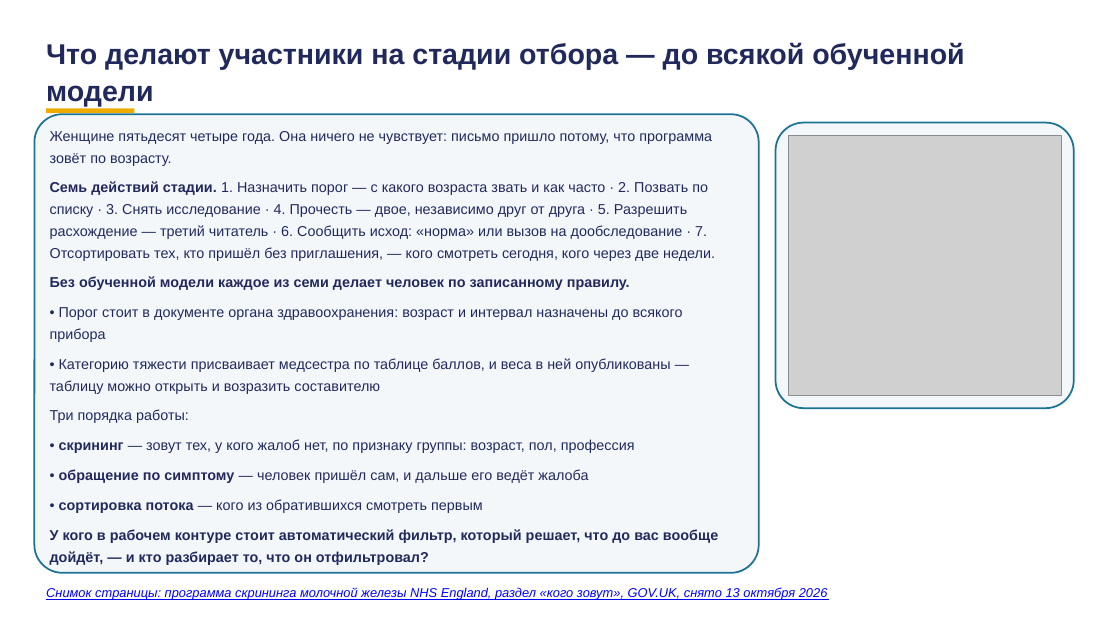
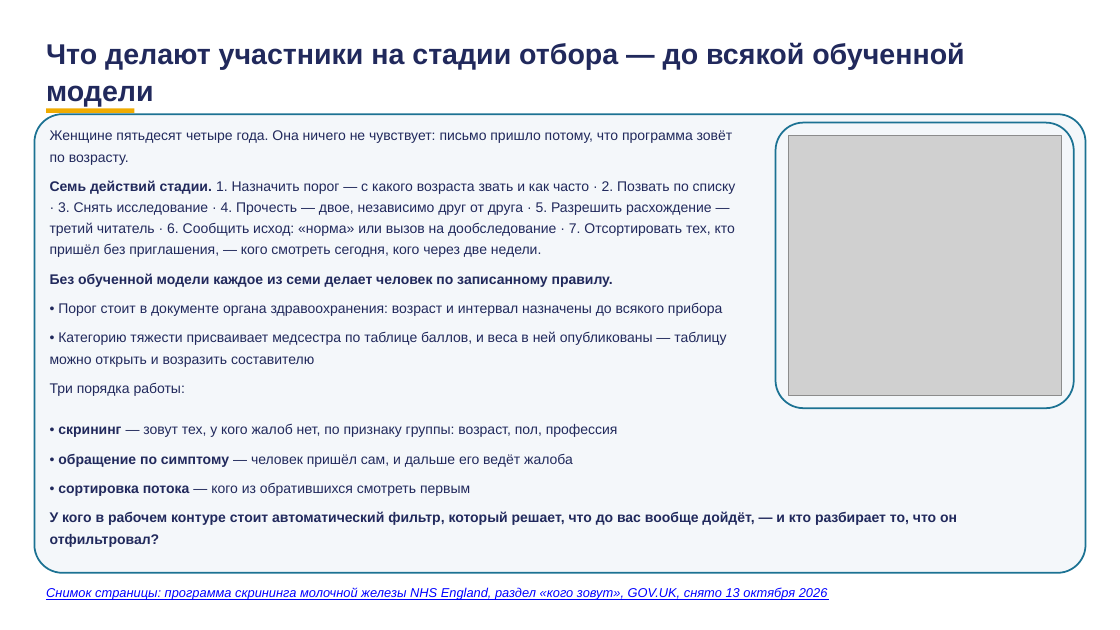
Before and after one commit to tellina-study/AI-usage-lessons, a slide deck: slide 7 of library/lectures/lec-07/rework/deck/lec-07-karkas.pptx. Drawn at 1120x630 pixels with LibreOffice and Linux fonts; fonts in the diff are those of the drawing; grey boxes stand for pictures. Boxes give left, top, right and bottom in pixels: in the first picture for what was removed or moved away, otherwise in the second. Text is boxed around its words. In the diff, an @@ line names an element or a change of style, - is before the commit and + after.

```diff
--- a/library/lectures/lec-07/rework/deck/lec-07-karkas.pptx
+++ b/library/lectures/lec-07/rework/deck/lec-07-karkas.pptx
@@ rounded rectangle: place and size @@
-rounded rectangle at <box>34,114,759,573</box>
+rounded rectangle at <box>34,114,1086,573</box>
@@ text "Женщине пятьдесят четыре года. Она ..." at <box>50,130,736,396</box>: size 12.3 to 12 pt @@
@@ text at <box>50,439,718,565</box>: paragraphs removed @@
-• скрининг — зовут тех, у кого жалоб нет, по признаку группы: возраст, пол, профессия
-• обращение по симптому — человек пришёл сам, и дальше его ведёт жалоба
-• сортировка потока — кого из обратившихся смотреть первым
-У кого в рабочем контуре стоит автоматический фильтр, который решает, что до вас вообще дойдёт, — и кто разбирает то, что он отфильтровал?
@@ text added at <box>50,424,957,547</box>, 12 pt, text #21295C, bold @@
+• скрининг — зовут тех, у кого жалоб нет, по признаку группы: возраст, пол, профессия
+• обращение по симптому — человек пришёл сам, и дальше его ведёт жалоба
+• сортировка потока — кого из обратившихся смотреть первым
+У кого в рабочем контуре стоит автоматический фильтр, который решает, что до вас вообще дойдёт, — и кто разбирает то, что он отфильтровал?
```
Also in this commit, not shown: 43 other slides changed, 15 other files.
